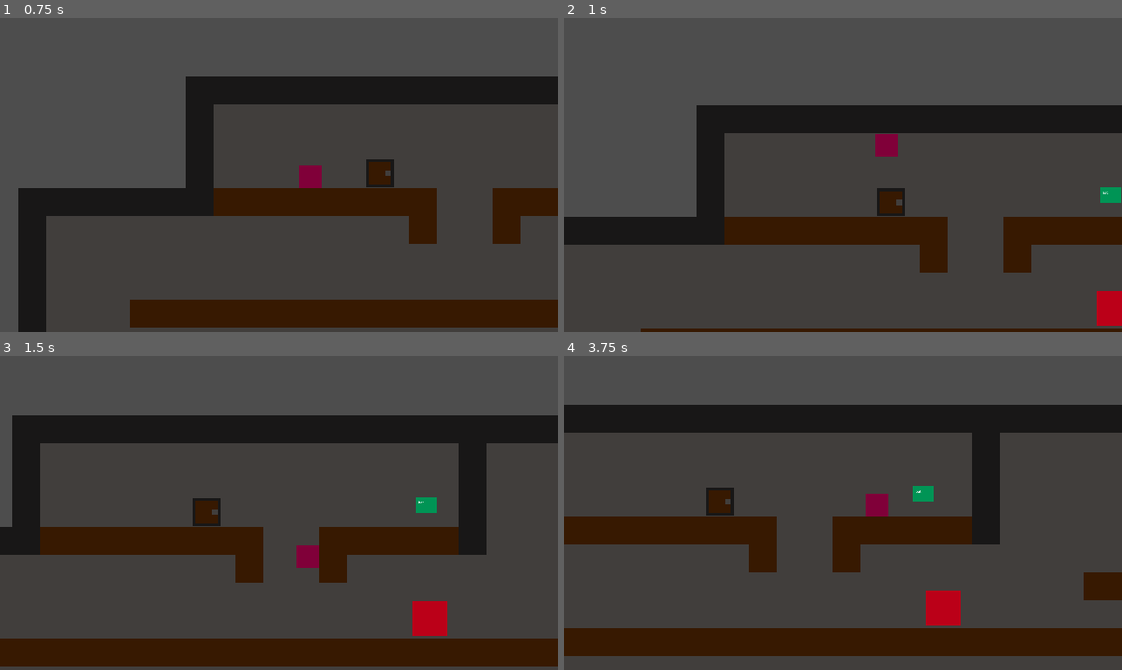
Above: before the commit, frames 1-4 (two rows, left to right).
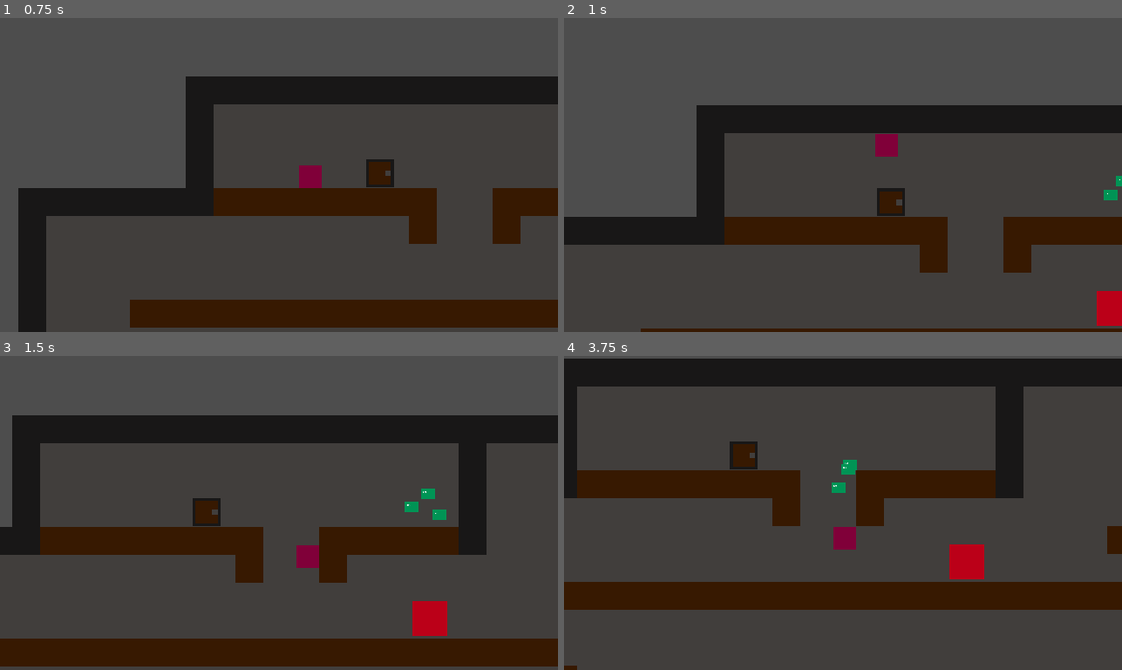
Above: after the commit, the same moments.

Repository: violetstone17/mr.-crowley
Game: Godot game, scene res://scenes/dungeon_layer.tscn
Two runs of this game, one before a commit and one after it. Both use one fixed random seed, a clock stepped at 60 frames per second and the inputs below.
Inputs (mouse positions are in pixels of both pictures, inside the frame that each line leads up to):
- Up to frame 1 (0.75 s): move the mouse to (401, 159) at 0.52 s; hold D (moveRight) from 0.53 s (still down); click (401, 159) at 0.6 s
- Up to frame 2 (1 s): keep holding D (moveRight); tap Space (jump) at 0.77 s
- Up to frame 3 (1.5 s): keep holding D (moveRight); move the mouse to (167, 528) at 1.27 s; click (167, 528) at 1.35 s
- Up to frame 4 (3.75 s): tap Space (jump) at 1.52, 3.02 s; move the mouse to (898, 443) at 2.02 s; release D (moveRight) at 2.03 s; hold A (moveLeft) 2.03-2.78 s; click (898, 443) at 2.1 s; move the mouse to (815, 575) at 2.77 s; hold D (moveRight) from 2.78 s (still down); click (815, 575) at 2.85 s; move the mouse to (1010, 560) at 3.52 s; click (1010, 560) at 3.6 s

Frame 1 is identical in both runs. In frame 2, 0.1% of the frame differs, in the area x 96-100%, y 50-59%; in frame 3, 0.4%; in frame 4, 53%, in the area x 0-100%, y 0-100%.

Commit message:
everything should be up to date BEFORE beginning skeleton. bat done for now

Diff:
--- a/mr.-crawly/scenes/dungeon_layer.tscn
+++ b/mr.-crawly/scenes/dungeon_layer.tscn
@@ -38,9 +38,10 @@
 position = Vector2(427, 181)
 
 [node name="bat" parent="." unique_id=22917944 instance=ExtResource("5_5kepm")]
-position = Vector2(714, 399)
-scale = Vector2(4, 4)
+position = Vector2(457, 55)
 
 [node name="bat2" parent="." unique_id=458026080 instance=ExtResource("5_5kepm")]
 position = Vector2(443, 71)
-scale = Vector2(3, 3)
+
+[node name="bat3" parent="." unique_id=336178983 instance=ExtResource("5_5kepm")]
+position = Vector2(466, 81)
--- a/mr.-crawly/scenes/enemyScenes/bat.tscn
+++ b/mr.-crawly/scenes/enemyScenes/bat.tscn
@@ -7,7 +7,7 @@
 size = Vector2(8, 6)
 
 [sub_resource type="CircleShape2D" id="CircleShape2D_w600r"]
-radius = 40.012497
+radius = 74.54193
 
 [sub_resource type="RectangleShape2D" id="RectangleShape2D_p01cl"]
 size = Vector2(10, 8)
@@ -18,7 +18,11 @@
 [sub_resource type="CircleShape2D" id="CircleShape2D_p01cl"]
 radius = 7.0
 
+[sub_resource type="RectangleShape2D" id="RectangleShape2D_4x7t1"]
+size = Vector2(4.5, 7)
+
 [node name="bat" type="CharacterBody2D" unique_id=22917944]
+scale = Vector2(2, 2)
 collision_layer = 64
 motion_mode = 1
 script = ExtResource("1_vfwf1")
@@ -86,3 +90,11 @@
 
 [node name="CollisionShape2D" type="CollisionShape2D" parent="attackRange" unique_id=1522064390]
 shape = SubResource("CircleShape2D_p01cl")
+
+[node name="batSelfCollision" type="Area2D" parent="." unique_id=1049483374]
+collision_layer = 64
+collision_mask = 64
+
+[node name="CollisionShape2D" type="CollisionShape2D" parent="batSelfCollision" unique_id=252824571]
+position = Vector2(-2.25, 0)
+shape = SubResource("RectangleShape2D_4x7t1")
--- a/mr.-crawly/scenes/enemyScenes/dummy_enemy.tscn
+++ b/mr.-crawly/scenes/enemyScenes/dummy_enemy.tscn
@@ -9,6 +9,8 @@
 size = Vector2(44, 44)
 
 [node name="dummyenemy" type="CharacterBody2D" unique_id=356996311]
+collision_layer = 64
+collision_mask = 33
 script = ExtResource("1_qea5b")
 
 [node name="CollisionShape2D" type="CollisionShape2D" parent="." unique_id=1876167392]
@@ -22,7 +24,7 @@
 
 [node name="hurtbox" type="Area2D" parent="." unique_id=874943602]
 collision_layer = 2
-collision_mask = 2
+collision_mask = 4
 
 [node name="CollisionShape2D" type="CollisionShape2D" parent="hurtbox" unique_id=109247418]
 position = Vector2(20, 20)
--- a/mr.-crawly/scenes/player.tscn
+++ b/mr.-crawly/scenes/player.tscn
@@ -14,6 +14,7 @@
 
 [node name="player" type="CharacterBody2D" unique_id=902986622]
 collision_layer = 32
+collision_mask = 65
 script = ExtResource("1_3vyb7")
 health = 10
 
--- a/mr.-crawly/scripts/enemyScripts/enemies/bat.gd
+++ b/mr.-crawly/scripts/enemyScripts/enemies/bat.gd
@@ -2,7 +2,6 @@
 
 # Called when the node enters the scene tree for the first time.
 func _ready() -> void:
-	maxHealth = 10
 	speed = 100.0 + randf_range(0.0, 5.0)
 	enemyStrength = 5
 	#call to initalize everything together
--- a/mr.-crawly/scripts/enemyScripts/enemyBase.gd
+++ b/mr.-crawly/scripts/enemyScripts/enemyBase.gd
@@ -47,13 +47,13 @@
 		chase()
 		#print(playerInRange)
 		if playerInRange and attackCooldown == 0.0:
-			print("in attack range")
+			#print("in attack range")
 			attack()
 	else:
 		pass
 
 func _onAttackRangeEntered(b: Node2D) -> void:
-	print(b, " has entered range")
+	#print(b, " has entered range")
 	if b.is_in_group("player"):
 		playerInRange = true
 
@@ -90,15 +90,15 @@
 
 	attackCooldown = attackCooldownTime
 	hitbox.damage = enemyStrength
-	print("BAT SWING: shape enabled, damage = ", hitbox.damage)
+	#dprint("BAT SWING: shape enabled, damage = ", hitbox.damage)
 	attackShape.set_deferred("disabled", false)
 	await get_tree().physics_frame
 	await get_tree().physics_frame
-	for a in hitbox.get_overlapping_areas():
-		print("overlapping: ", a.get_parent().name, "/", a.name)
-	print("shape disabled: ", attackShape.disabled,
-	" | monitorable: ", hitbox.monitorable,
-	" | overlapping: ", hitbox.get_overlapping_areas())
+	#for a in hitbox.get_overlapping_areas():
+		#print("overlapping: ", a.get_parent().name, "/", a.name)
+	#print("shape disabled: ", attackShape.disabled,
+	#" | monitorable: ", hitbox.monitorable,
+	#" | overlapping: ", hitbox.get_overlapping_areas())
 	await get_tree().create_timer(0.15).timeout
 	attackShape.set_deferred("disabled", true)
 
--- a/mr.-crawly/scripts/playerScripts/player.gd
+++ b/mr.-crawly/scripts/playerScripts/player.gd
@@ -98,7 +98,7 @@
 	attackShape.set_deferred("disabled", true)
 
 func _onHurtboxAreaEntered(area: Area2D) -> void:
-	print("PLAYER hurtbox sees: ", area.name)
+	#print("PLAYER hurtbox sees: ", area.name)
 	# <- does this signal fire?
 	if "damage" in area:
 		print("player is damaged: ", area.damage)
